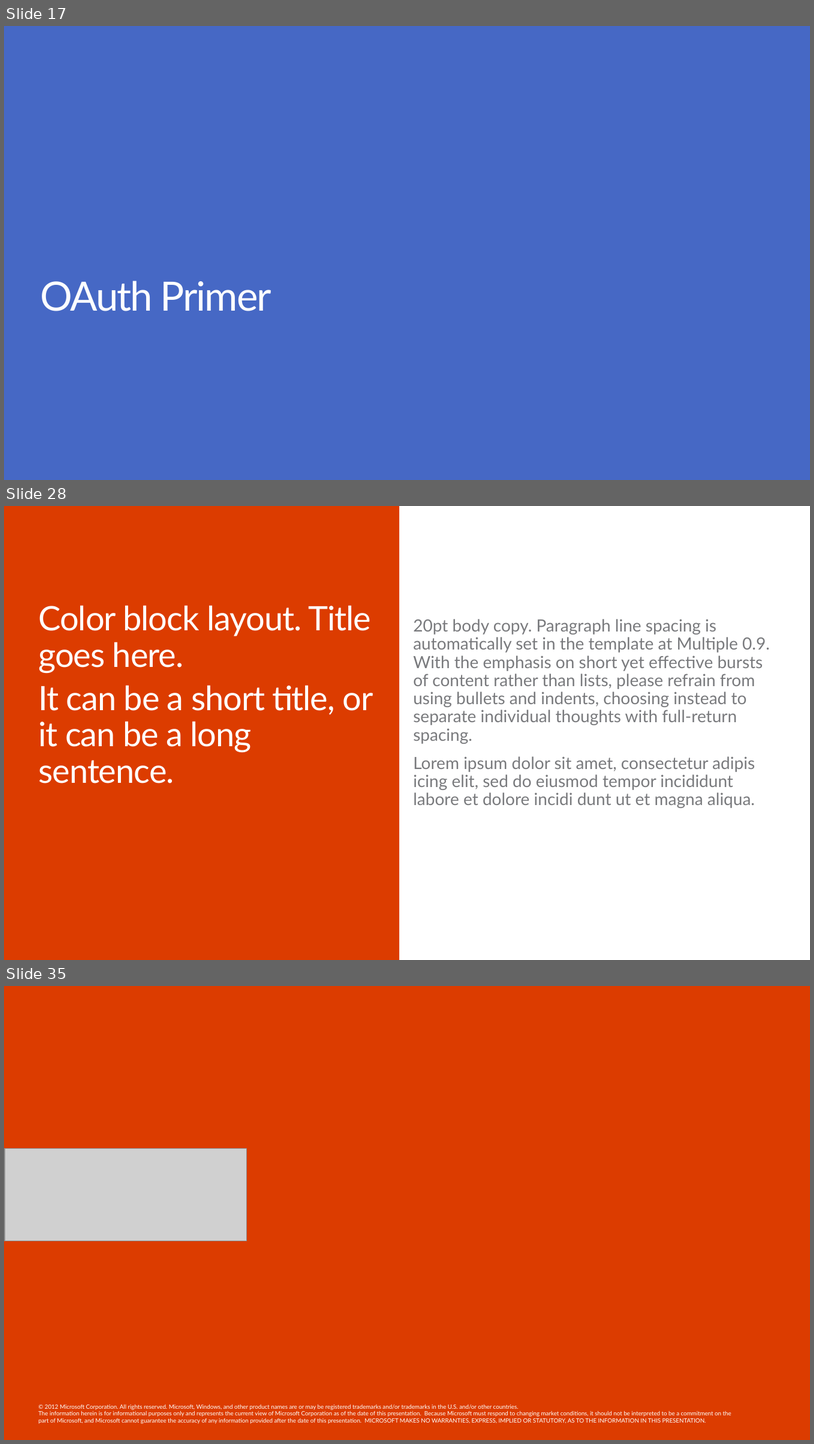
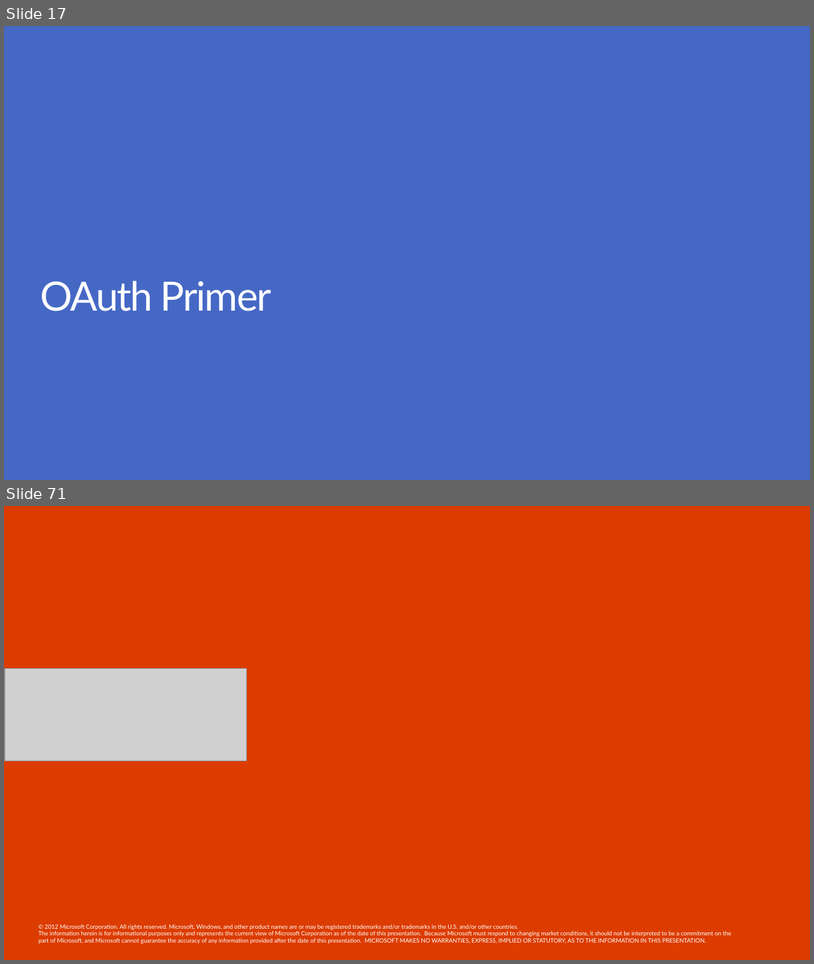
Before and after one commit to OfficeDev/TrainingContent, a slide deck: O3652-7 Deep Dive into Security and OAuth/O3652-7 Deep Dive into Security and OAuth.pptx. Shown one above the other, each under a label of ours: slides 17, 28 and 35 before the commit, slides 17 and 71 after it; the slides between them are not shown. The pictures are 814x1444 and 814x964 pixels, drawn with LibreOffice and Linux fonts; fonts in the diff are those of the drawing; grey boxes stand for pictures; background and template pictures are left out. Boxes give left, top, right and bottom in pixels: in the first picture for what was removed or moved away, otherwise in the second. Text is boxed around its words. In the diff, an @@ line names an element or a change of style, - is before the commit and + after.

```diff
--- a/O3652-7 Deep Dive into Security and OAuth/O3652-7 Deep Dive into Security and OAuth.pptx
+++ b/O3652-7 Deep Dive into Security and OAuth/O3652-7 Deep Dive into Security and OAuth.pptx
@@ slide 28 removed at (x1=4, y1=506, x2=810, y2=960), background #FFFFFF @@
@@ rectangle removed at (x1=4, y1=506, x2=399, y2=960) @@
@@ text removed at (x1=38, y1=605, x2=373, y2=783) @@
-Color block layout. Title goes here.
-It can be a short title, or it can be a long sentence.
@@ text removed at (x1=413, y1=619, x2=770, y2=808) @@
-20pt body copy. Paragraph line spacing is automatically set in the template at Multiple 0.9. With the emphasis on short yet effective bursts of content rather than lists, please refrain from using bullets and indents, choosing instead to separate individual thoughts with full-return spacing.
-Lorem ipsum dolor sit amet, consectetur adipis icing elit, sed do eiusmod tempor incididunt labore et dolore incidi dunt ut et magna aliqua.
@@ what was slide 35 is now slide 71 @@
```
Also in this commit, not shown: 13 slides changed, 49 slides added, 12 other slides removed.
